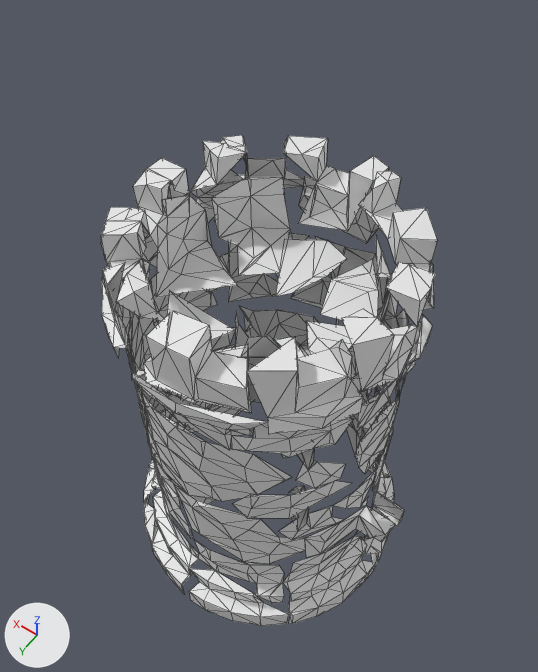
A saved change to the glTF model docs/pc/look_target/crosshaven_city/work/3d_cities/crosshaven/walls/bld_tower_round_a_LOD2.glb.
Before and after are seen from a 50 mm camera at (-5.7, 7.98, 20.49) aimed at (0.17, -0.23, 7.59). Arrows for +X, +Y and +Z are at lower left; the lights stay in place. The picture after the commit comes second. Mesh edges are drawn as thin lines. Materials are left out; every surface is plain grey.

Names of what the first picture shows: 'geometry_0'.
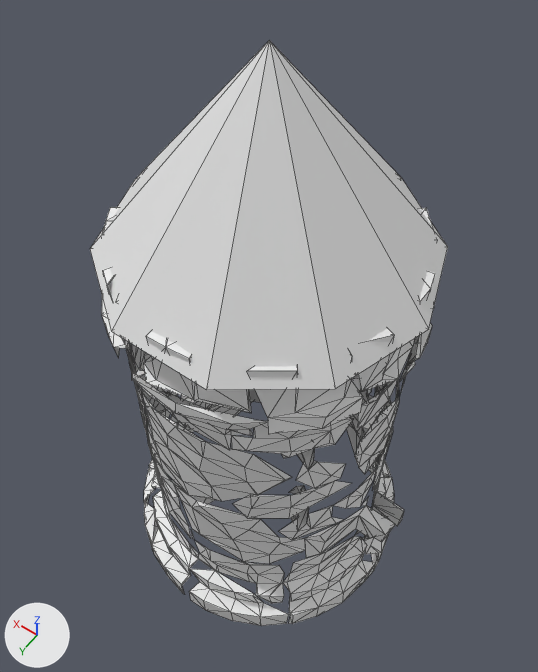
Where the change shows, as pixel boxes (x1, y1, x2, y2) in the pictures (538 x 672 px):
'roof', added
    after: (90, 40, 448, 390)

The change, as a list of edits to the scene's bpy script:
```text
Add me_geometry_1:
    me_geometry_1.from_pydata(...)  # a 10-sided cone pointing to +z spanning x -3.31..3.31, y -3.15..3.15, z 10.6..14.74
Add ob_roof:
    ob_roof = bpy.data.objects.new('roof', me_geometry_1)
    ob_roof.location = (0.0, 0.0, 0.0)
```
